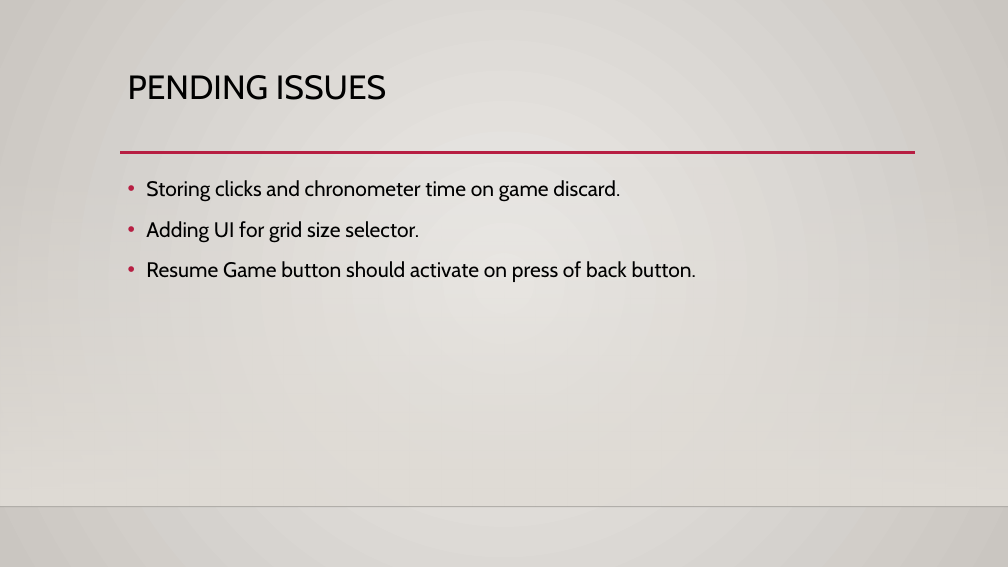
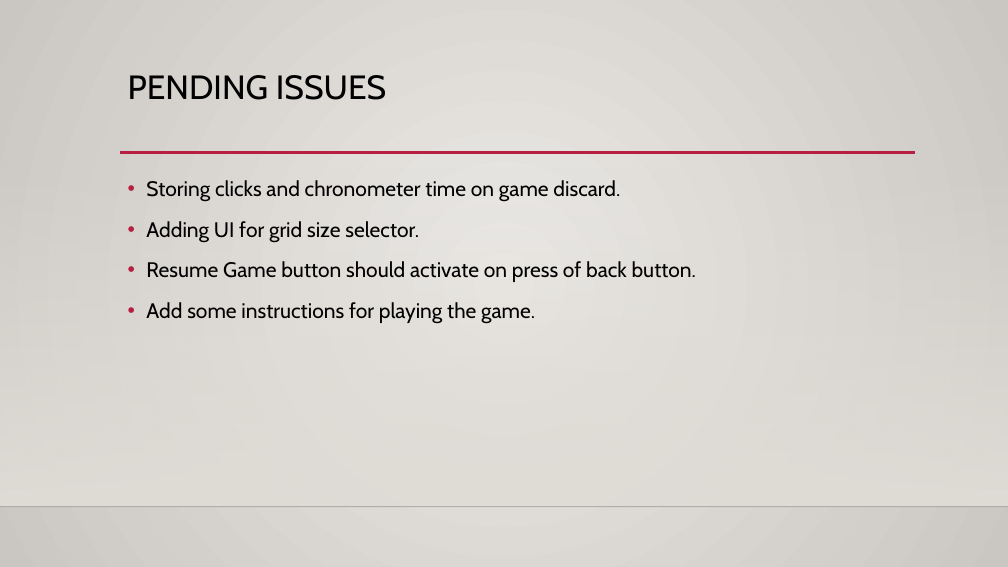
Before and after one commit to saurabhkpathak/CS7059-Tiles, a slide deck: slide 9 of Tiles - Presentation 3.pptx. Drawn at 1008x567 pixels with LibreOffice and Linux fonts; fonts in the diff are those of the drawing; background and template pictures are left out. Boxes give left, top, right and bottom in pixels: in the first picture for what was removed or moved away, otherwise in the second. Text is boxed around its words. In the diff, an @@ line names an element or a change of style, - is before the commit and + after.

```diff
--- a/Tiles - Presentation 3.pptx
+++ b/Tiles - Presentation 3.pptx
@@ text at bbox=[146, 302, 535, 324]: paragraph added @@
+• Add some instructions for playing the game.
```
Also in this commit, not shown: 5 other files.
